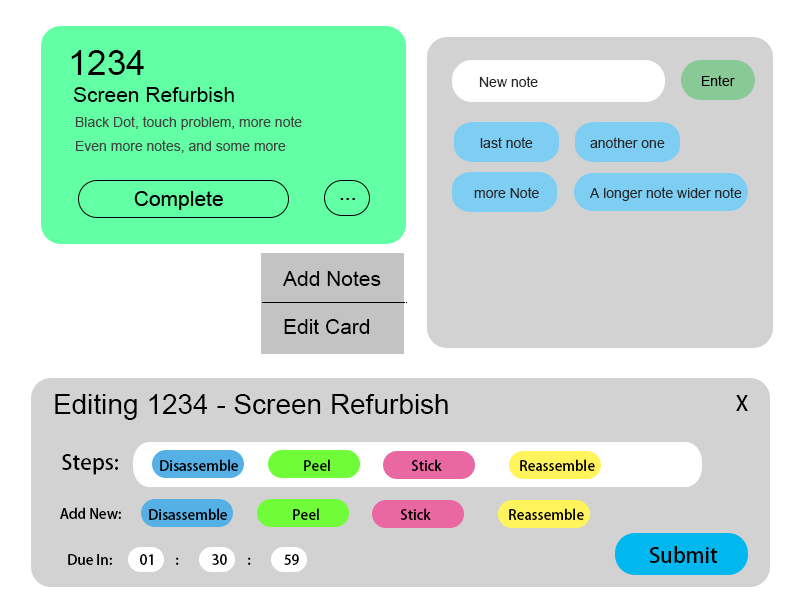
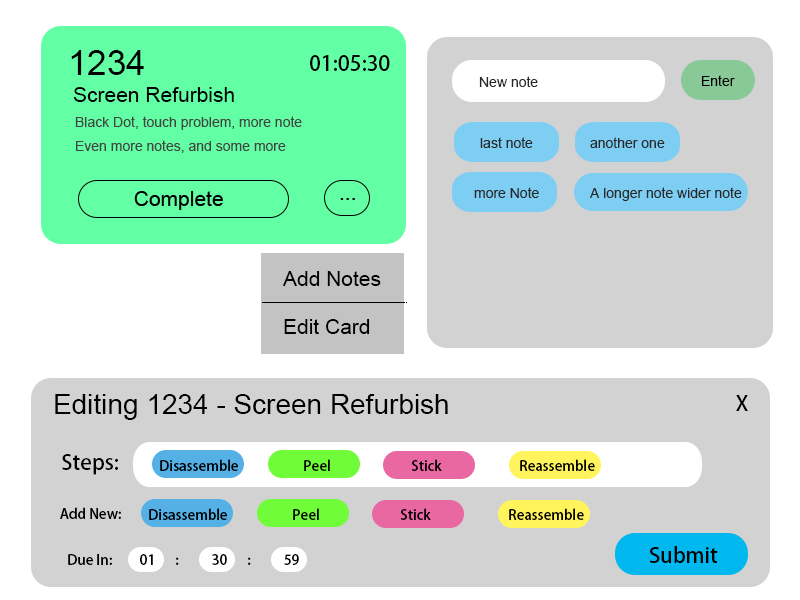
Comparing the layer stacks of the two 800 x 600 images. Changes:
added layer "01:05:30" above "圖層 3" over [310, 55, 390, 71]
